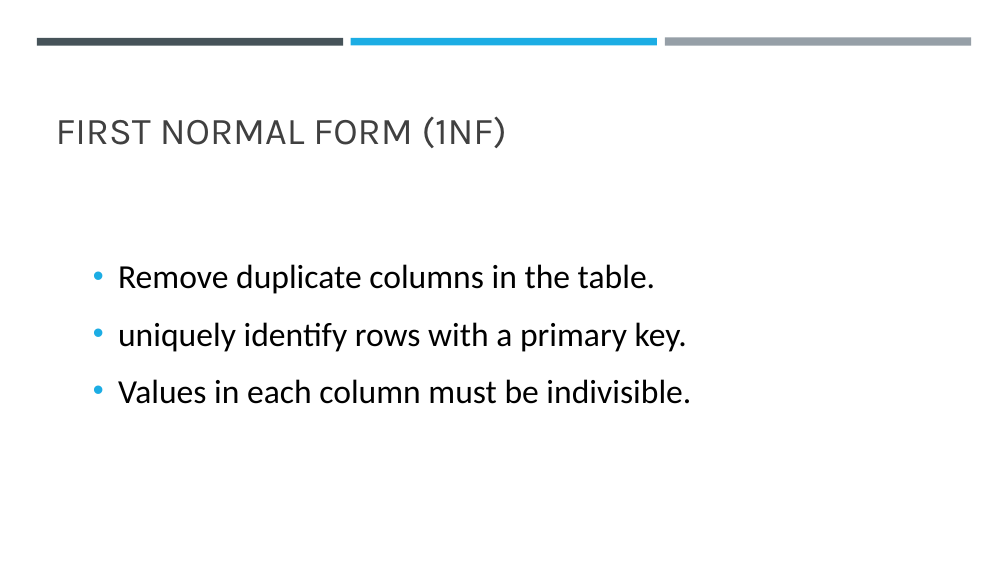
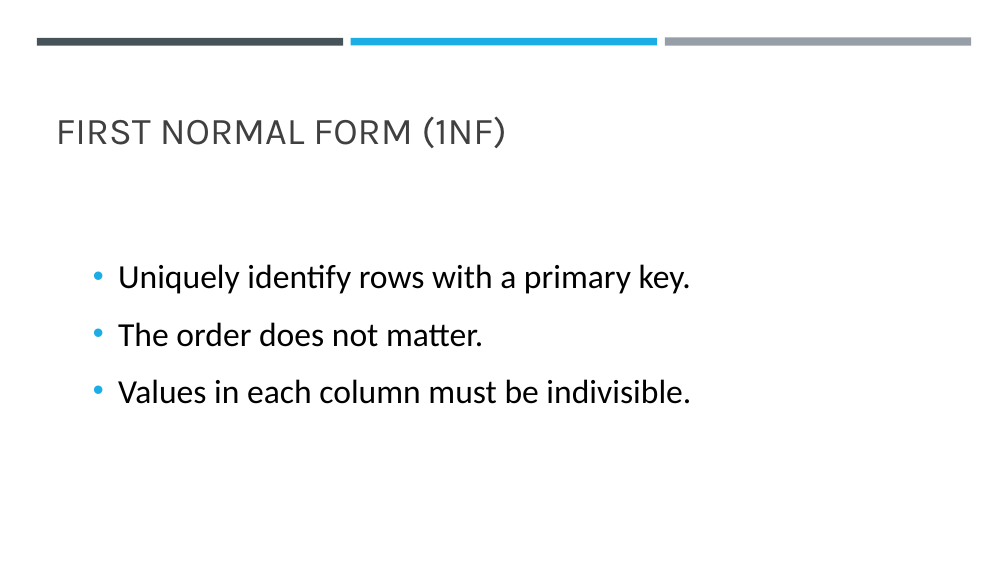
Before and after one commit to NONAME4322/ChatMate, a slide deck: slide 5 of Database normalization.pptx (slide 4 before the commit). Drawn at 1008x567 pixels with LibreOffice and Linux fonts; fonts in the diff are those of the drawing. Boxes give left, top, right and bottom in pixels: in the first picture for what was removed or moved away, otherwise in the second. Text is boxed around its words. In the diff, an @@ line names an element or a change of style, - is before the commit and + after.

```diff
--- a/Database normalization.pptx
+++ b/Database normalization.pptx
@@ text at (118,264,691,347): text changed @@
-• Remove duplicate columns in the table.
-• uniquely identify rows with a primary key.
+• Uniquely identify rows with a primary key.
+• The order does not matter.
```
Also in this commit, not shown: 7 other slides changed, 4 slides added, 2 slides removed.
